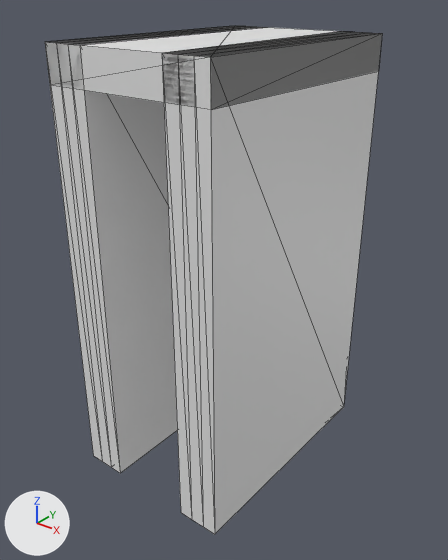
An edit to the glTF model models/sliedrecht/sliedrecht-brug-2c39a7c5/sliedrecht-brug-2c39a7c5.glb, drawn before and after from the same camera.
One viewpoint serves both versions: a camera (50 mm lens) standing at (8.58, -10.79, 1.32) and looking at (0.08, -0.17, -5.27). Arrows for +X, +Y and +Z are at lower left; the lights stay in place. The first picture is the older version. Mesh edges are drawn as thin lines. Vertices at exactly the same position are counted once.

Names of what the first picture shows: 'road:dek', 'road:landhoofd (aangenomen)', 'road:landhoofd (aangenomen) 2'.
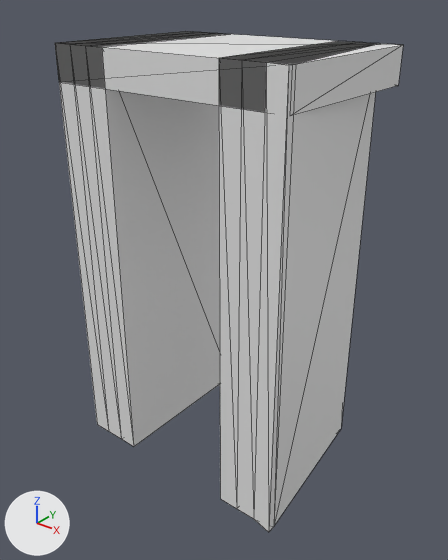
Changed parts and their boxes [x1, y1, x2, y2] in the pictures (448 x 560 px):
'road:landhoofd (aangenomen) 2', reshaped (27% narrower)
    before: [162, 31, 382, 534]
    after: [219, 41, 379, 532]
'road:landhoofd (aangenomen)', moved, rescaled (25% narrower, 7% shorter)
    before: [45, 26, 265, 473]
    after: [55, 31, 220, 446]
'road:dek', turned
    before: [45, 26, 382, 110]
    after: [56, 31, 403, 115]

The edits, one by one:
me_dek is used by ob_road_dek; location (0.0, 0.0, 0.0).
me_dek had 8 vertices, 12 faces and spanned x -2.07..2.07, y -2.98..2.98, z -0.57..0.23.
me_dek now has 8 vertices, 12 faces and spans x -2.98..2.98, y -2.07..2.07, z -0.7..0.1.
me_dek part 1: the whole mesh is turned 90 degrees about the z axis through its middle, then moved by (0.0, 0.0, -0.13).
me_landhoofd__aangenomen is used by ob_road_landhoofd__aangenomen; location (0.0, 0.0, 0.0).
me_landhoofd__aangenomen had 16 vertices, 28 faces and spanned x -2.07..-1.03, y -2.98..2.98, z -10.0..0.23.
me_landhoofd__aangenomen now has 16 vertices, 28 faces and spans x -2.98..-1.49, y -2.07..2.07, z -10.0..0.1.
me_landhoofd__aangenomen part 2: the whole mesh is scaled about its middle by (1.44, 0.694, 0.988), then moved by (-0.69, 0.0, -0.06).
me_landhoofd__aangenomen__2 is used by ob_road_landhoofd__aangenomen__2; location (0.0, 0.0, 0.0).
me_landhoofd__aangenomen__2 had 16 vertices, 28 faces and spanned x 1.03..2.07, y -2.98..2.98, z -10.0..0.23.
me_landhoofd__aangenomen__2 now has 16 vertices, 28 faces and spans x 1.49..2.98, y -2.17..2.07, z -10.0..0.1.
Part 3, on me_landhoofd__aangenomen__2:
Vertex 0 of me_landhoofd__aangenomen__2 moves from (1.03, -2.98, 0.23) at pixel (161, 52) to (1.49, -2.07, 0.1) at pixel (218, 57).
Vertex 1 of me_landhoofd__aangenomen__2 moves from (1.38, -2.98, 0.23) at pixel (177, 54) to (1.99, -2.07, 0.1) at pixel (241, 59).
Vertex 2 of me_landhoofd__aangenomen__2 moves from (1.38, 2.98, 0.23) at pixel (354, 31) to (1.99, 2.07, 0.1) at pixel (359, 42).
Vertex 3 of me_landhoofd__aangenomen__2 moves from (1.03, 2.98, 0.23) at pixel (341, 31) to (1.49, 2.07, 0.1) at pixel (338, 40).
Vertex 4 of me_landhoofd__aangenomen__2 moves from (1.03, -2.98, -10.0) at pixel (180, 512) to (1.49, -2.07, -10.0) at pixel (220, 498).
Vertex 5 of me_landhoofd__aangenomen__2 moves from (1.03, 2.98, -10.0) to (1.49, 2.07, -10.0).
Vertex 6 of me_landhoofd__aangenomen__2 moves from (1.38, 2.98, -10.0) to (1.99, 2.07, -10.0).
Vertex 7 of me_landhoofd__aangenomen__2 moves from (1.38, -2.98, -10.0) at pixel (191, 519) to (1.99, -2.07, -10.0) at pixel (236, 508).
Vertex 8 of me_landhoofd__aangenomen__2 moves from (1.72, -2.98, 0.23) at pixel (193, 55) to (2.49, -2.07, 0.1) at pixel (266, 62).
Vertex 9 of me_landhoofd__aangenomen__2 moves from (1.72, 2.98, 0.23) at pixel (368, 32) to (2.49, 2.07, 0.1) at pixel (380, 43).
Vertex 10 of me_landhoofd__aangenomen__2 moves from (1.72, 2.98, -10.0) to (2.49, 2.07, -10.0) at pixel (341, 428).
Vertex 11 of me_landhoofd__aangenomen__2 moves from (1.72, -2.98, -10.0) at pixel (203, 526) to (2.49, -2.07, -10.0) at pixel (253, 518).
Vertex 12 of me_landhoofd__aangenomen__2 moves from (2.07, -2.98, 0.23) at pixel (210, 57) to (2.98, -2.17, 0.1) at pixel (288, 65).
Vertex 13 of me_landhoofd__aangenomen__2 moves from (2.07, 2.98, 0.23) at pixel (382, 33) to (2.98, -1.97, 0.1) at pixel (295, 64).
Vertex 14 of me_landhoofd__aangenomen__2 moves from (2.07, 2.98, -10.0) at pixel (343, 406) to (2.98, -1.97, -10.0) at pixel (273, 526).
Vertex 15 of me_landhoofd__aangenomen__2 moves from (2.07, -2.98, -10.0) at pixel (214, 534) to (2.98, -2.17, -10.0) at pixel (268, 532).
